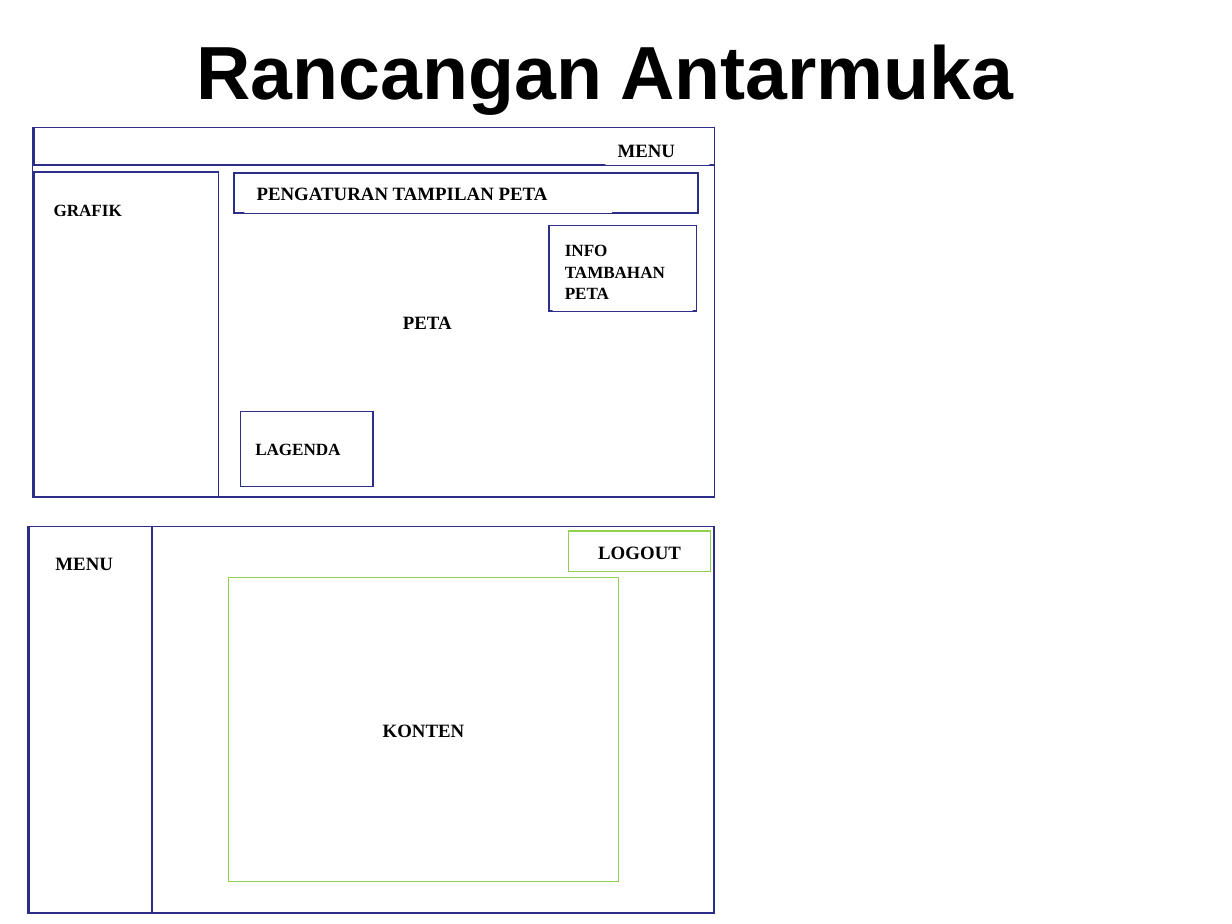
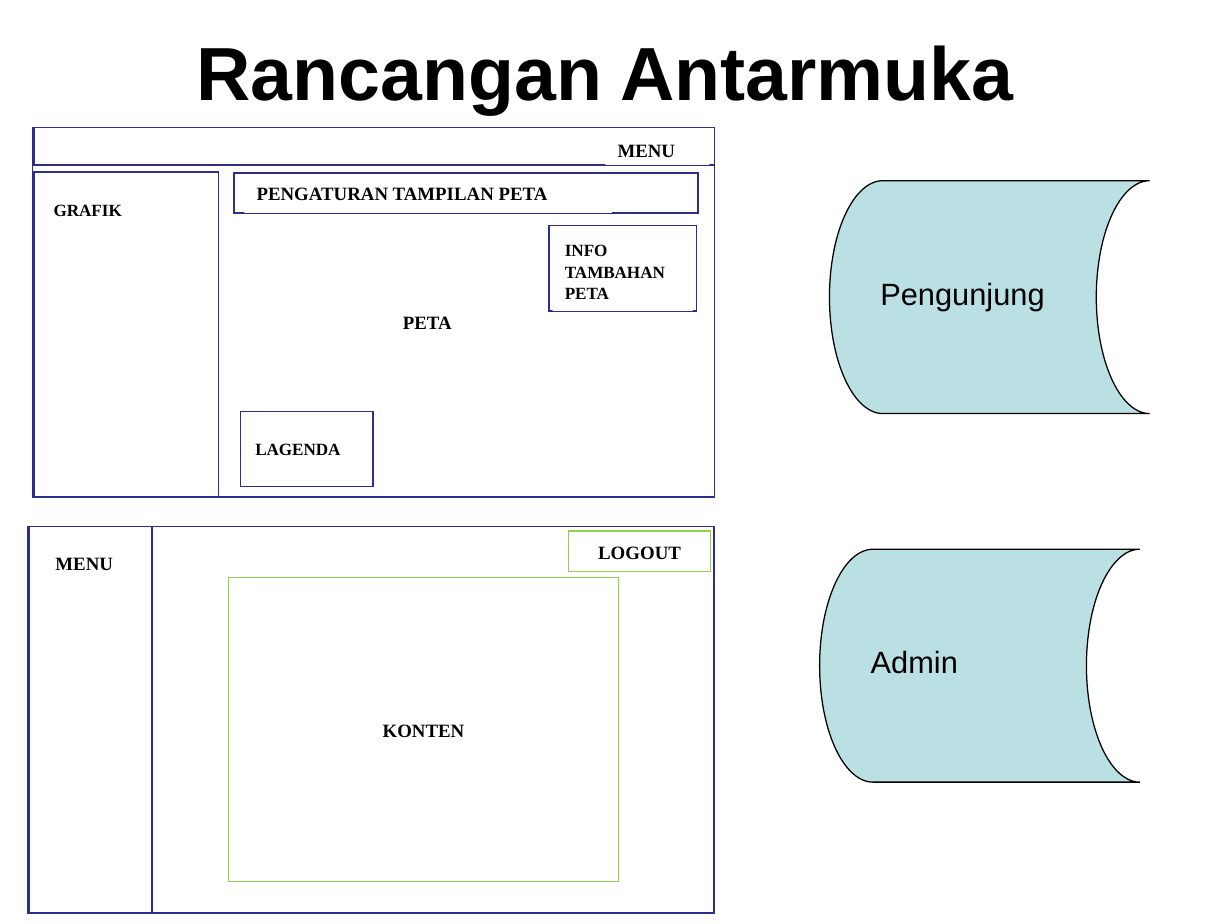
Before and after one commit to haydiru/nothingSpesial, a slide deck: slide 18 of seminar.ppt. Drawn at 1232x924 pixels with LibreOffice and Linux fonts; fonts in the diff are those of the drawing; background and template pictures are left out. Boxes give left, top, right and bottom in pixels: in the first picture for what was removed or moved away, otherwise in the second. Text is boxed around its words. In the diff, an @@ line names an element or a change of style, - is before the commit and + after.

```diff
--- a/seminar.ppt
+++ b/seminar.ppt
@@ flow chart online storage added at box(829, 181, 1149, 414), fill #BBE0E3, outline #000000 0.74 pt @@
@@ text added at box(880, 282, 1044, 310), 18 pt, text #000000 @@
+Pengunjung
@@ flow chart online storage added at box(819, 549, 1140, 782), fill #BBE0E3, outline #000000 0.74 pt @@
@@ text added at box(871, 650, 958, 674), 18 pt, text #000000 @@
+Admin
```
Also in this commit, not shown: 8 other slides changed.
